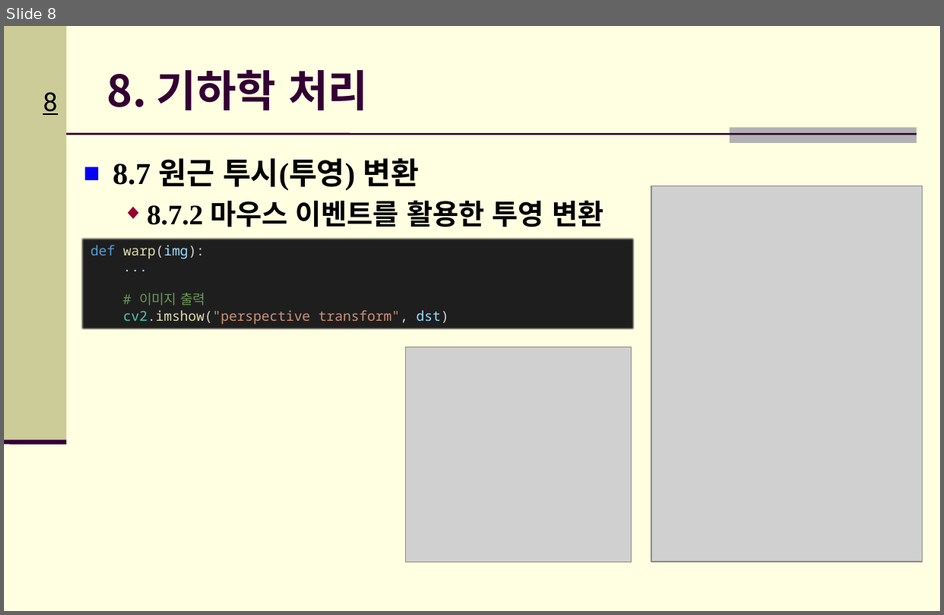
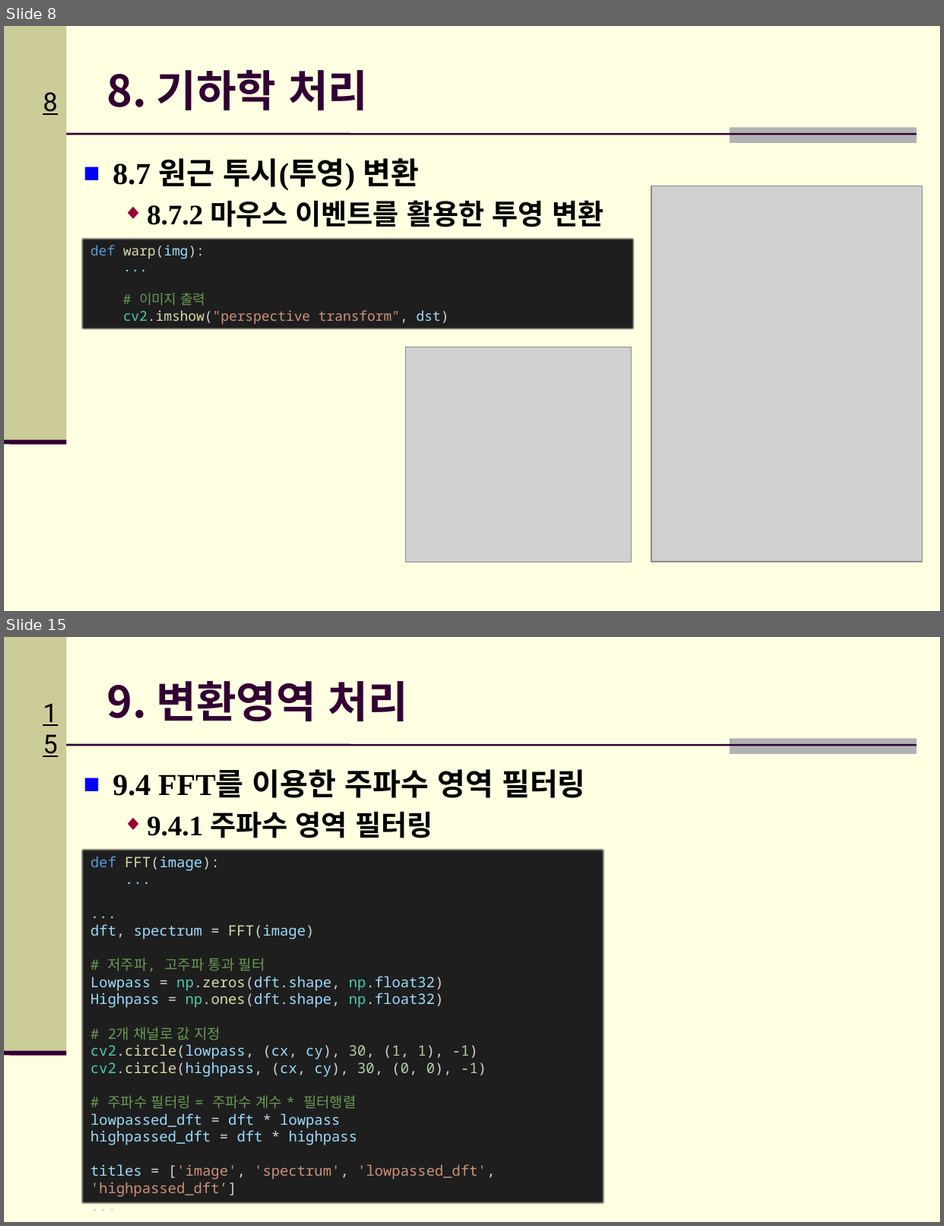
Before and after one commit to Hitbee-dev/OpenCV-Python, a slide deck: 2022-12-06/documents/CH_08 기하학 처리 & CH_09 변환영역 처리.pptx. Shown one above the other, each under a label of ours: slide 8 before the commit, slides 8 and 15 after it; the slides between them are not shown. The pictures are 944x615 and 944x1226 pixels, drawn with LibreOffice and Linux fonts; fonts in the diff are those of the drawing; grey boxes stand for pictures; background and template pictures are left out. Boxes give left, top, right and bottom in pixels: in the first picture for what was removed or moved away, otherwise in the second. Text is boxed around its words. In the diff, an @@ line names an element or a change of style, - is before the commit and + after.

Commit message:
:memo: Update: CH_09 변환 영역 처리 PPT 자료 추가

```diff
--- a/2022-12-06/documents/CH_08 기하학 처리 & CH_09 변환영역 처리.pptx
+++ b/2022-12-06/documents/CH_08 기하학 처리 & CH_09 변환영역 처리.pptx
@@ slide 15 added at box(4, 637, 940, 1222), background #FFFFE1; not listed: 5 template elements that a slide beside it also shows @@
@@ title added at box(107, 681, 408, 721), 33.3 pt, text #330033, bold @@
+9. 변환영역 처리
@@ text added at box(113, 769, 586, 838), 23.3 pt, text #000000, bold @@
+■ 9.4 FFT를 이용한 주파수 영역 필터링
+  ◆ 9.4.1 주파수 영역 필터링
@@ rectangle added at box(82, 848, 605, 1205), fill #1E1E1E, 11 pt, text #9CDCFE @@
+def FFT(image):
+...
+...
+dft, spectrum = FFT(image)
+# 저주파, 고주파 통과 필터
+Lowpass = np.zeros(dft.shape, np.float32)
+Highpass = np.ones(dft.shape, np.float32)
+# 2개 채널로 값 지정
+cv2.circle(lowpass, (cx, cy), 30, (1, 1), -1)
+cv2.circle(highpass, (cx, cy), 30, (0, 0), -1)
+# 주파수 필터링 = 주파수 계수 * 필터행렬
+lowpassed_dft = dft * lowpass
+highpassed_dft = dft * highpass
+titles = ['image', 'spectrum', 'lowpassed_dft', 'highpassed_dft’]
+...
```
Also in this commit, not shown: 10 other slides added.
